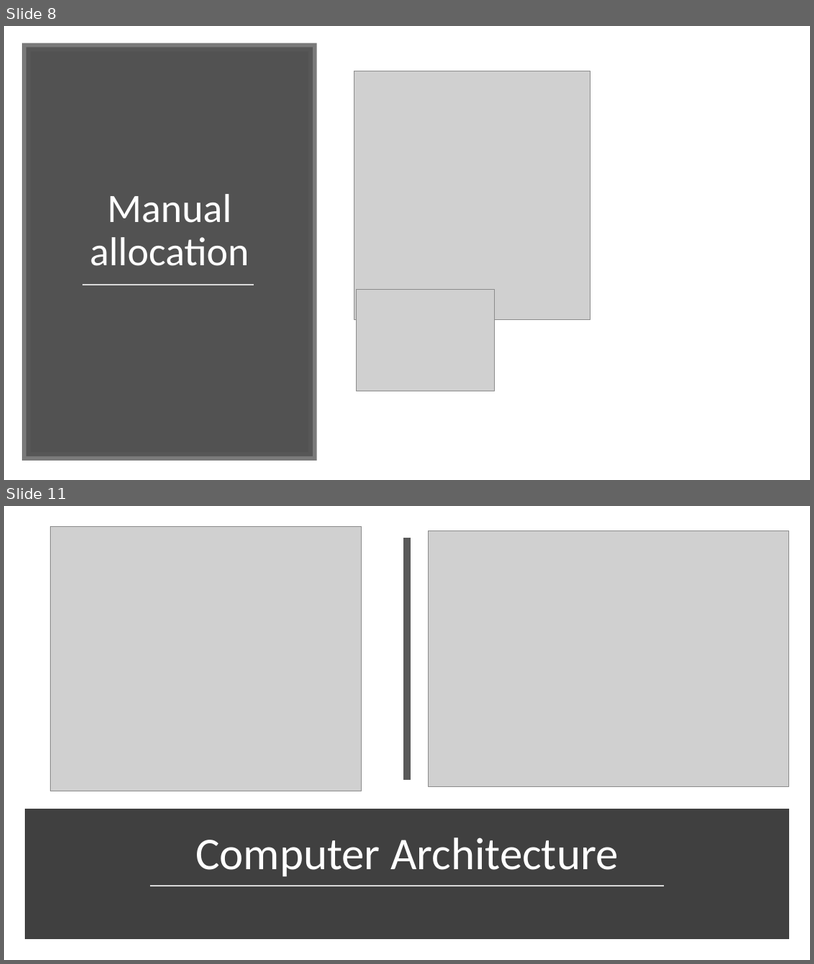
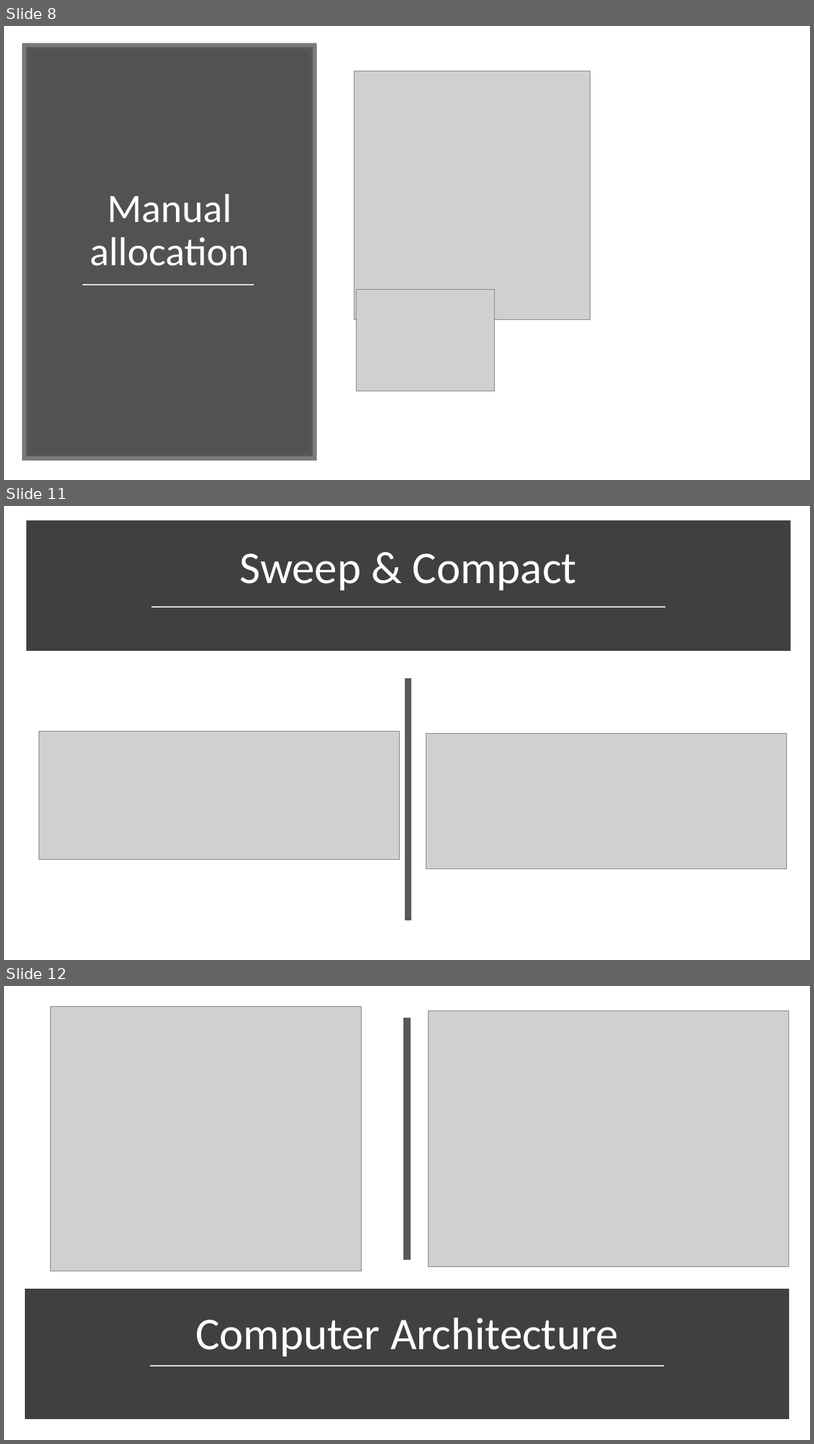
Before and after one commit to sheltertake/dotbench-workshop, a slide deck: 05-memory/memory.pptx. Shown one above the other, each under a label of ours: slides 8 and 11 before the commit, slides 8, 11 and 12 after it; the slides between them are not shown. The pictures are 814x964 and 814x1444 pixels, drawn with LibreOffice and Linux fonts; fonts in the diff are those of the drawing; grey boxes stand for pictures. Boxes give left, top, right and bottom in pixels: in the first picture for what was removed or moved away, otherwise in the second. Text is boxed around its words. In the diff, an @@ line names an element or a change of style, - is before the commit and + after.

```diff
--- a/05-memory/memory.pptx
+++ b/05-memory/memory.pptx
@@ slide 11 added at <box>4,506,810,960</box>, background #FFFFFF @@
@@ rectangle added at <box>30,525,787,647</box>, fill #404040, outline #404040 10 pt @@
@@ title added at <box>240,554,577,590</box>, 54 pt, text #FFFFFF @@
+Sweep & Compact
@@ line added from (152, 606) to (666, 606), #D9D9D9 1.75 pt @@
@@ line added from (409, 678) to (409, 920), #595959 8 pt @@
@@ picture added at <box>39,731,400,860</box> @@
@@ picture added at <box>426,733,787,868</box> @@
@@ what was slide 11 is now slide 12 @@
```
Also in this commit, not shown: 4 slides changed, 1 other slide added, 2 other files.
